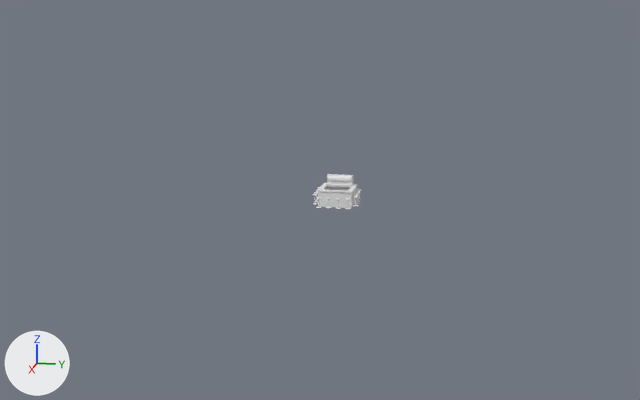
Two versions of the Blender file model-from-image.blend, one commit apart.
Rendered twice from a 50 mm camera at (15.82, 3.28, 3.02) aimed at (0.37, 0.19, -0.85). Lighting does not change. The marker at lower left points along +X, +Y and +Z. The first picture is the older version.

The first picture shows 'mostrador' and 5 more.
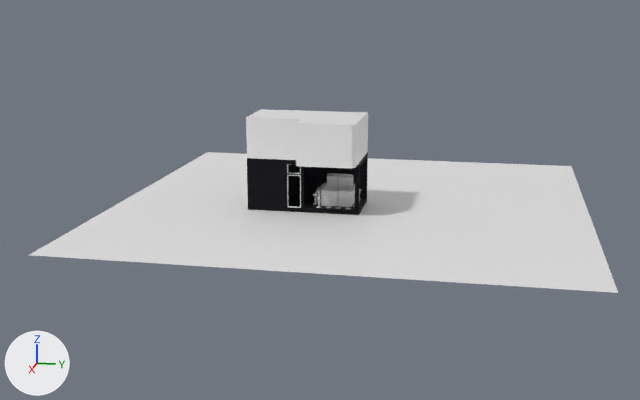
Location of each change, [x1, y1, x2, y2] in pixels of the pictures (640 x 400 px):
'Plane.002', added
    after: [29, 152, 618, 293]
'Techo', shown
    after: [246, 109, 368, 168]
'walls', shown (black)
    after: [247, 152, 368, 215]
'glassdoor-border', shown
    after: [287, 175, 301, 208]
'window-border', shown
    after: [303, 167, 355, 210]
'window-border.001', shown
    after: [359, 162, 366, 208]

Diff of the bpy script that builds the scene:
```diff
--- a/model-from-image.blend.py
+++ b/model-from-image.blend.py
@@ me_plane_009 @@
+me_plane_009.from_pydata([(-1.0, -1.0, 0.0), (1.0, -1.0, 0.0), (-1.0, 1.0, 0.0), (1.0, 1.0, 0.0)], [], [(0, 1, 3, 2)])
@@ ob_techo @@
 ob_techo.location = (0.66, 0.08, 0.46)
-ob_techo.hide_set(True)  # its collection is switched off
@@ ob_walls @@
 _m = ob_walls.modifiers.new('Boolean', 'BOOLEAN')
 _m.object = ob_cube
-ob_walls.hide_set(True)  # its collection is switched off
@@ ob_glassdoor_border @@
 ob_glassdoor_border.scale = (0.124, 0.124, 0.298)
-ob_glassdoor_border.hide_set(True)  # its collection is switched off
@@ ob_window_border @@
 _m = ob_window_border.modifiers.new('Wireframe', 'WIREFRAME')
 _m.thickness = 0.023
-ob_window_border.hide_set(True)  # its collection is switched off
@@ ob_window_border_001 @@
 _m = ob_window_border_001.modifiers.new('Wireframe', 'WIREFRAME')
 _m.thickness = 0.023
-ob_window_border_001.hide_set(True)  # its collection is switched off
@@ ob_plane_002 @@
+ob_plane_002 = bpy.data.objects.new('Plane.002', me_plane_009)
+ob_plane_002.location = (0.07, 0.74, -0.93)
+ob_plane_002.scale = (4.2, 4.2, 4.2)
```
